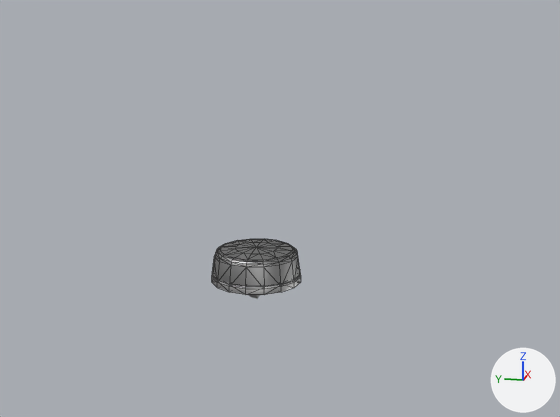
The COLLADA model vehicles/common/politi/politi.dae as it was, and as the next commit left it.
One viewpoint serves both versions: a camera (50 mm lens) standing at (-1.119, -0.261, 0.395) and looking at (0.027, -0.032, 0.109). Arrows for +X, +Y and +Z are at lower right; the lights stay in place. Mesh edges are drawn as thin lines on the coarser meshes. Where no turn or scale is listed for an object, it has been applied to the vertices.

Objects in the first picture: 'mod_beacon_base_fl', 'mod_beacon_glass_fl_b', 'mod_beacon_glass_fr'.
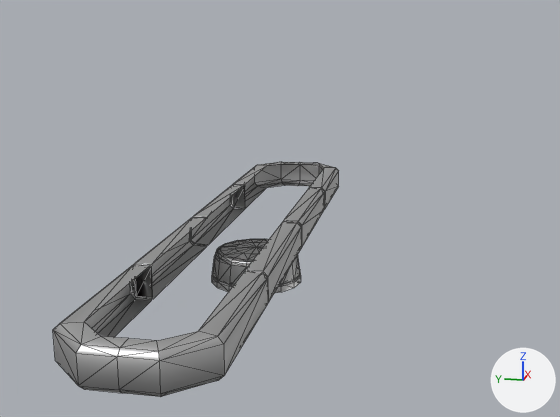
Pixel boxes (x1, y1, x2, y2) of what changed, in the pictures (560 x 417 px):
'light_bar_LED_US_glass_blue', added
    after: (53, 162, 339, 397)

Diff of the bpy script that builds the scene:
```diff
--- a/vehicles/common/politi/politi.dae.py
+++ b/vehicles/common/politi/politi.dae.py
@@ mat_policeparts_glass_blue @@
+mat_policeparts_glass_blue = principled_material('policeparts_glass_blue')
+mat_policeparts_glass_blue.base_color = (0.588, 0.588, 0.588)  # light grey #cacaca
+mat_policeparts_glass_blue.metallic = 1.0
@@ me_mesh_066_1 @@
+me_mesh_066_1.from_pydata(...)  # 184 vertices, 308 faces; spans x -0.495..0.495, y -0.071..0.106, z 0.05..0.097
+me_mesh_066_1.materials.append(mat_policeparts_glass_blue)  # light grey #cacaca
@@ ob_light_bar_led_us_glass_blue @@
+ob_light_bar_led_us_glass_blue = bpy.data.objects.new('light_bar_LED_US_glass_blue', me_mesh_066_1)
+ob_light_bar_led_us_glass_blue.location = (0.0, 0.0, 0.0)
```
